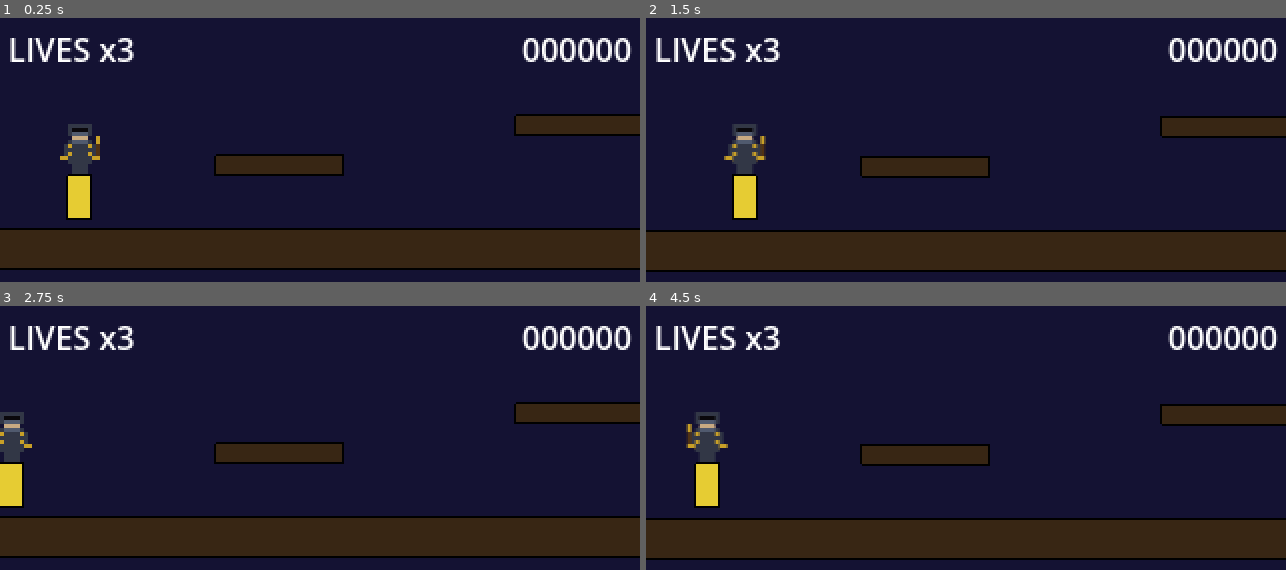
Above: before the commit, frames 1-4 (two rows, left to right).
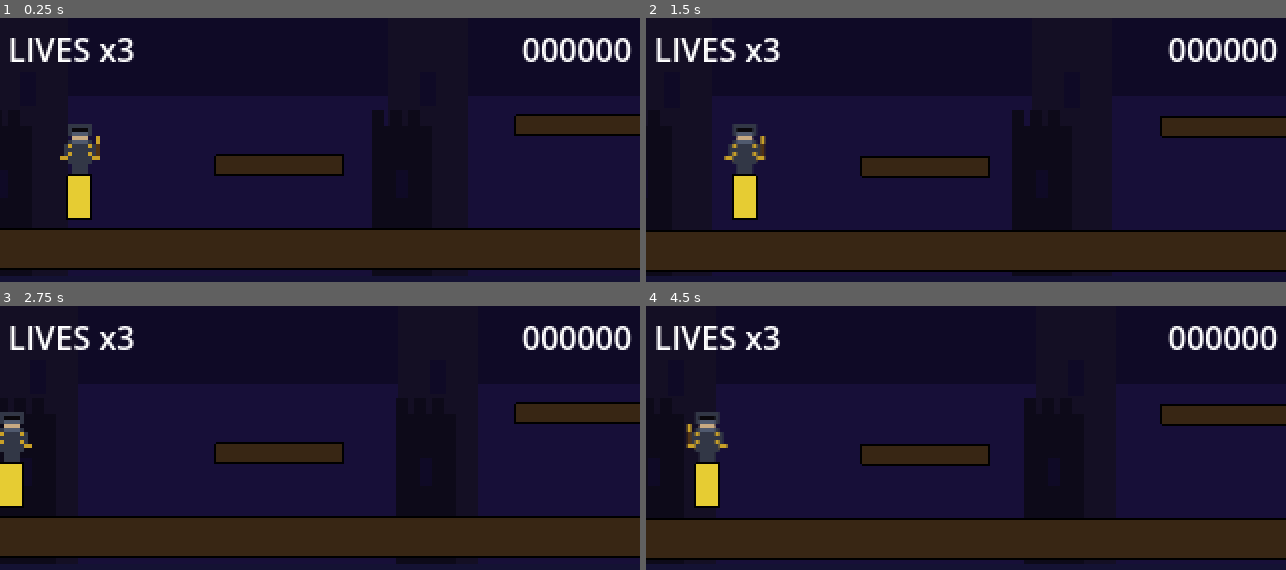
Above: after the commit, the same moments.

Repository: it-mikesoft/gng
Game: Godot game, scene res://scenes/level/level_01.tscn
The game is run twice, just before and just after one commit, with the same random seed, the same clock (stepped at 60 frames per second) and the same inputs. Sound files missing from this copy of the repository are replaced by a short silence.
Inputs:
- Up to frame 1 (0.25 s): no input
- Up to frame 2 (1.5 s): tap Enter at 0.5 s; hold D (move_right) from 0.53 s (still down); tap Z (attack) at 0.6, 1.35 s; tap Space (jump) at 0.77 s
- Up to frame 3 (2.75 s): tap Space (jump) at 1.52 s; release D (move_right) at 2.03 s; hold A (move_left) from 2.03 s (still down); tap Z (attack) at 2.1 s
- Up to frame 4 (4.5 s): release A (move_left) at 2.78 s; hold D (move_right) 2.78-4.28 s; tap Z (attack) at 2.85, 3.6, 4.35 s; tap Space (jump) at 3.02, 3.77 s; hold A (move_left) from 4.28 s (still down)

The runs differ from the first frame. In frame 1, 6.0% of the frame differs, in the area x 0-68%, y 34-98%; in frame 2, 5.7%; in frame 3, 6.4%; in frame 4, 6.4%, in the area x 0-69%, y 34-98%.

Commit message:
Add gothic parallax background; wire to level; remove duplicate camera
- background.gd: 6-layer parallax (sky gradient, crescent moon, far/near
  mountains, far/near castle ruins) drawn procedurally via _draw()
- level_01.tscn: replace Camera2D+camera.gd with Background node (player.gd
  already creates its own Camera2D as child); fixes double-camera conflict

Co-Authored-By: Claude Sonnet 4.6 <noreply@anthropic.com>

Diff:
--- a/game/scenes/level/level_01.tscn
+++ b/game/scenes/level/level_01.tscn
@@ -1,15 +1,19 @@
-[gd_scene load_steps=7 format=3 uid="uid://blevel01"]
+[gd_scene load_steps=9 format=3 uid="uid://blevel01"]
 
-[ext_resource type="Script"      path="res://scripts/level/level_01.gd"             id="0_level"]
+[ext_resource type="Script" path="res://scripts/level/level_01.gd" id="0_level"]
 [ext_resource type="PackedScene" uid="uid://bplayer001" path="res://scenes/player/player.tscn" id="1_player"]
-[ext_resource type="PackedScene" uid="uid://bhud001"    path="res://scenes/ui/hud.tscn"        id="2_hud"]
-[ext_resource type="PackedScene" uid="uid://bboss001"   path="res://scenes/boss/boss.tscn"     id="3_boss"]
-[ext_resource type="Script"      path="res://scripts/checkpoint.gd"                 id="4_checkpoint"]
-[ext_resource type="Script"      path="res://scripts/director/encounter_spawner.gd" id="5_spawner"]
-[ext_resource type="Script"      path="res://scripts/director/ai_director.gd"       id="7_dir"]
+[ext_resource type="PackedScene" uid="uid://bhud001" path="res://scenes/ui/hud.tscn" id="2_hud"]
+[ext_resource type="PackedScene" uid="uid://bboss001" path="res://scenes/boss/boss.tscn" id="3_boss"]
+[ext_resource type="Script" path="res://scripts/checkpoint.gd" id="4_checkpoint"]
+[ext_resource type="Script" path="res://scripts/director/encounter_spawner.gd" id="5_spawner"]
+[ext_resource type="Script" path="res://scripts/background.gd" id="6_bg"]
+[ext_resource type="Script" path="res://scripts/director/ai_director.gd" id="7_dir"]
 
 [node name="Level01" type="Node2D"]
 script = ExtResource("0_level")
+
+[node name="Background" type="Node2D" parent="."]
+script = ExtResource("6_bg")
 
 [node name="Ground" type="StaticBody2D" parent="."]
 
--- /dev/null
+++ b/game/scripts/background.gd
@@ -0,0 +1,105 @@
+## Gothic parallax background — 3 layers drawn in code.
+## Attach to a Node2D that is a child of the level (not the camera).
+extends Node2D
+
+const VIEWPORT_W : float = 320.0
+const VIEWPORT_H : float = 180.0
+const LEVEL_W    : float = 1280.0
+
+# Layer definitions: [color, parallax_ratio, y_start, height, draw_fn]
+# Drawn back-to-front. Ratio 0.0 = fixed, 1.0 = moves with camera.
+
+var _cam_x : float = 0.0
+
+# Gothic palette
+const COL_SKY_FAR   := Color(0.06, 0.04, 0.15)   # deep night purple
+const COL_SKY_MID   := Color(0.09, 0.06, 0.22)
+const COL_MTN_FAR   := Color(0.10, 0.07, 0.18)   # distant silhouette
+const COL_MTN_NEAR  := Color(0.07, 0.05, 0.12)   # closer mountains
+const COL_RUIN_FAR  := Color(0.08, 0.06, 0.14)
+const COL_RUIN_NEAR := Color(0.05, 0.04, 0.10)
+const COL_MOON      := Color(0.78, 0.75, 0.65)   # bone-white moon
+
+func _process(_delta: float) -> void:
+	var cam : Camera2D = get_viewport().get_camera_2d()
+	if cam:
+		_cam_x = cam.global_position.x
+	queue_redraw()
+
+func _draw() -> void:
+	var vp := get_viewport_rect().size
+	_draw_sky(vp)
+	_draw_moon(vp)
+	_draw_mountains_far(vp)
+	_draw_ruins_far(vp)
+	_draw_mountains_near(vp)
+	_draw_ruins_near(vp)
+
+func _scroll(ratio: float) -> float:
+	return -_cam_x * ratio
+
+func _draw_sky(vp: Vector2) -> void:
+	draw_rect(Rect2(Vector2.ZERO, vp), COL_SKY_FAR)
+	# Slight gradient from top to bottom via two rects
+	draw_rect(Rect2(0, vp.y * 0.5, vp.x, vp.y * 0.5), COL_SKY_MID)
+
+func _draw_moon(vp: Vector2) -> void:
+	var ox := _scroll(0.05) + vp.x * 0.75
+	# Wrap moon within a wide range
+	ox = fmod(ox + LEVEL_W, LEVEL_W + vp.x) - vp.x * 0.5
+	draw_circle(Vector2(fmod(ox, vp.x + 60) , 28), 14, COL_MOON)
+	# Dark overlay for crescent
+	draw_circle(Vector2(fmod(ox, vp.x + 60) + 6, 26), 12, COL_SKY_FAR)
+
+func _draw_mountains_far(vp: Vector2) -> void:
+	var ox := _scroll(0.10)
+	var pts := _mountain_poly(ox, vp, 5, 80, 55, 1234)
+	if pts.size() >= 3:
+		draw_colored_polygon(pts, COL_MTN_FAR)
+
+func _draw_ruins_far(vp: Vector2) -> void:
+	var ox := _scroll(0.15)
+	_draw_castle_silhouette(ox, vp, 60, 70, 40, COL_RUIN_FAR)
+
+func _draw_mountains_near(vp: Vector2) -> void:
+	var ox := _scroll(0.25)
+	var pts := _mountain_poly(ox, vp, 7, 65, 42, 5678)
+	if pts.size() >= 3:
+		draw_colored_polygon(pts, COL_MTN_NEAR)
+
+func _draw_ruins_near(vp: Vector2) -> void:
+	var ox := _scroll(0.35)
+	_draw_castle_silhouette(ox, vp, 20, 55, 30, COL_RUIN_NEAR)
+
+func _mountain_poly(ox: float, vp: Vector2, count: int,
+		peak_h: float, base_y: float, seed_val: int) -> PackedVector2Array:
+	var pts := PackedVector2Array()
+	var step : float = (vp.x + 120) / count
+	pts.append(Vector2(0, vp.y))
+	for i in range(count + 2):
+		var x : float = fmod(i * step + ox, vp.x + 120) - 60
+		# Deterministic "random" height from seed
+		var h : float = peak_h * (0.5 + 0.5 * sin(float(i * 137 + seed_val) * 0.618))
+		pts.append(Vector2(x, vp.y - base_y - h))
+		if i < count + 1:
+			pts.append(Vector2(x + step * 0.5, vp.y - base_y - h * 0.3))
+	pts.append(Vector2(vp.x, vp.y))
+	return pts
+
+func _draw_castle_silhouette(ox: float, vp: Vector2,
+		y_floor: float, tower_h: float, width: float, col: Color) -> void:
+	# Draw a few repeating castle tower silhouettes
+	var spacing := 200.0
+	var count   := int(vp.x / spacing) + 3
+	for i in range(count):
+		var bx : float = fmod(float(i) * spacing + ox, vp.x + spacing) - spacing
+		var by : float = vp.y - y_floor
+		# Main tower body
+		draw_rect(Rect2(bx, by - tower_h, width, tower_h + y_floor), col)
+		# Battlements
+		var merlon_w := width / 5.0
+		for m in range(3):
+			draw_rect(Rect2(bx + m * merlon_w * 1.5, by - tower_h - 8, merlon_w, 8), col)
+		# Narrow window slit
+		draw_rect(Rect2(bx + width * 0.4, by - tower_h * 0.6, width * 0.2, tower_h * 0.25),
+			COL_SKY_FAR)
